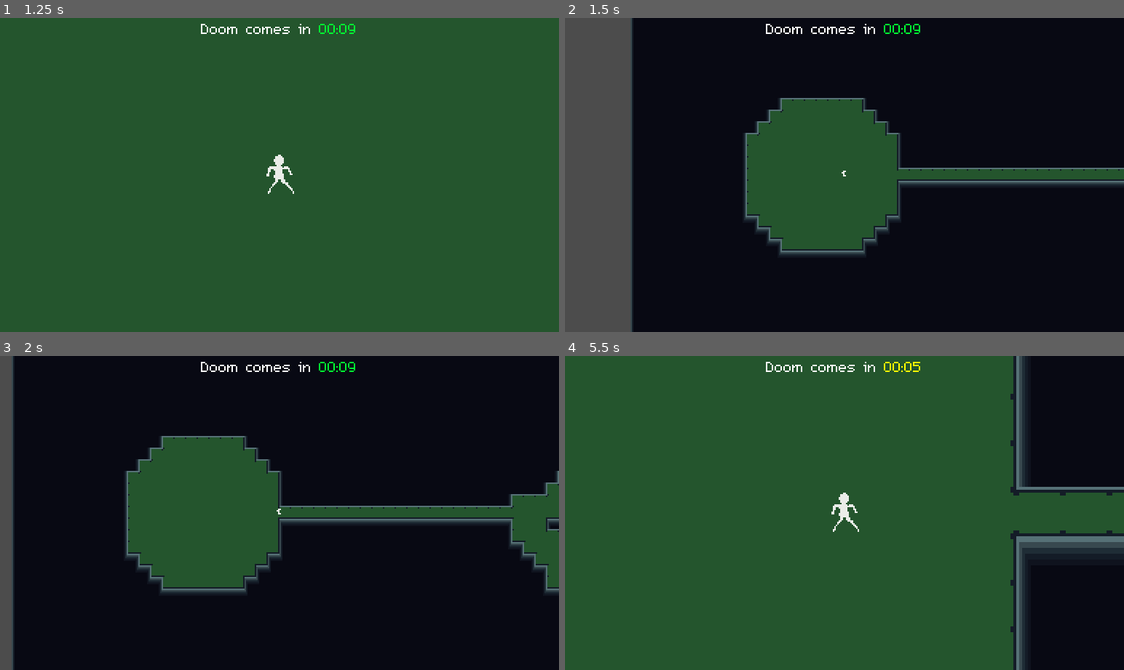
Above: before the commit, frames 1-4 (two rows, left to right).
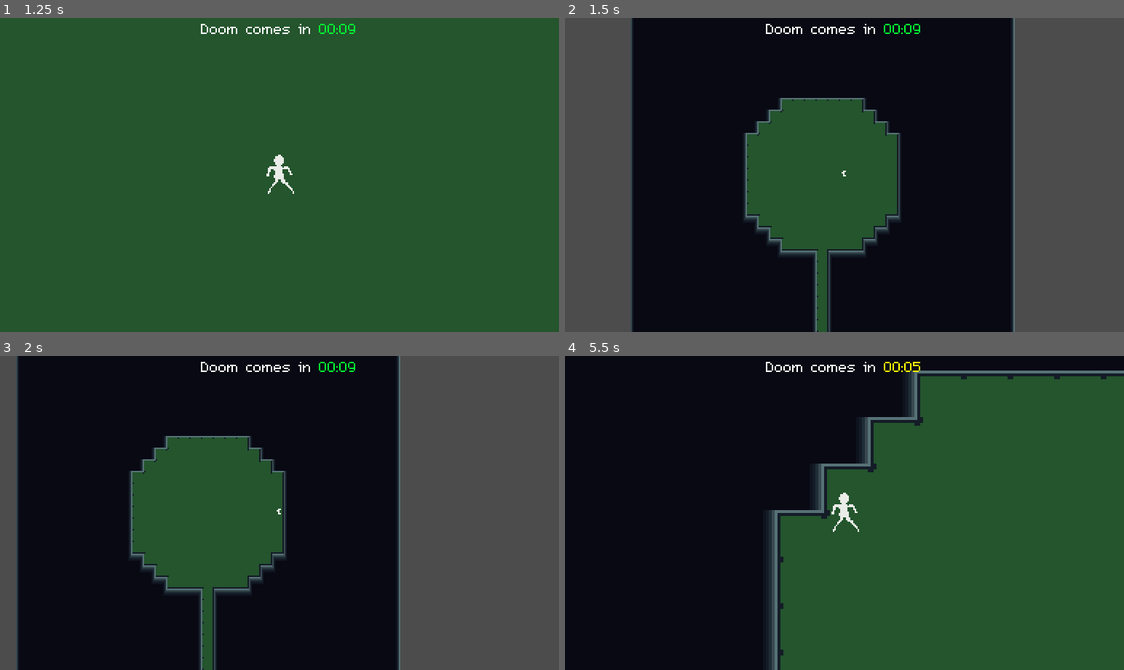
Above: after the commit, the same moments.

Repository: larsendt/ld50
Game: Godot game, scene res://MainMenu.tscn
Same seed, same stepped clock (60 frames per second), same inputs: the game is played once before the commit and once after it.
Inputs (mouse positions are in pixels of both pictures, inside the frame that each line leads up to):
- Up to frame 1 (1.25 s): click "Play" at 0.5 s
- Up to frame 2 (1.5 s): tap Enter at 1.25 s; move the mouse to (967, 159) at 1.27 s; hold D (move_right) from 1.28 s (still down); hold Shift (zoom) from 1.28 s (still down); click (967, 159) at 1.42 s
- Up to frame 3 (2 s): keep holding D (move_right); keep holding Shift (zoom)
- Up to frame 4 (5.5 s): move the mouse to (732, 528) at 2.02 s; release D (move_right) at 2.03 s; release Shift (zoom) at 2.03 s; hold S (move_down) 2.03-2.78 s; tap Shift (zoom) at 2.1, 3.6, 5.1 s; click (732, 528) at 2.17 s; move the mouse to (900, 443) at 2.77 s; hold D (move_right) 2.78-3.53 s; hold Shift (zoom) 2.78-3.53 s; click (900, 443) at 2.92 s; move the mouse to (816, 575) at 3.52 s; hold W (move_up) 3.53-4.28 s; click (816, 575) at 3.67 s; move the mouse to (1012, 560) at 4.27 s; hold Shift (zoom) 4.28-5.03 s; hold A (move_left) from 4.28 s (still down); click (1012, 560) at 4.42 s; move the mouse to (676, 465) at 5.02 s; click (676, 465) at 5.17 s

Frame 1 is identical in both runs. In frame 2, 22% of the frame differs, in the area x 44-100%, y 0-100%; in frame 3, 32%; in frame 4, 65%, in the area x 0-100%, y 0-100%.
Error after the commit: Invalid get index '1' (on base: 'Array'). (res://GameGrid.gd:28)

Commit message:
fix item spawning

Diff:
--- a/Game.gd
+++ b/Game.gd
@@ -2,6 +2,7 @@
 
 export var INITIAL_COUNTDOWN_SECONDS = 10
 
+onready var Apple = preload("res://items/Apple.tscn")
 onready var remaining_time_label = find_node("RemainingTimeLabel")
 onready var start_time = OS.get_unix_time()
 onready var end_time = start_time + INITIAL_COUNTDOWN_SECONDS
@@ -10,6 +11,8 @@
     find_node("TickTimer").connect("timeout", self, "_on_countdown_tick")
     _on_countdown_tick()
     $Player.position = $World.starting_position()
+    for item in $World.get_items():
+        spawn_item(item)
 
 func _process(delta):
     if Input.is_action_pressed("zoom"):
@@ -23,6 +26,13 @@
         var pos = get_viewport().canvas_transform.affine_inverse().xform(event.position)
         var debug_info = $World.debug_info_for_position(pos)
         find_node("GridDebugLabel").bbcode_text = debug_info
+
+func spawn_item(item):
+    var world_pos = item["world_pos"]
+    print("Game spawning item at ", world_pos)
+    var apple = Apple.instance()
+    apple.position = world_pos + $World.position
+    $Items.add_child(apple)
 
 func do_end_game():
     pass
--- a/GameGrid.gd
+++ b/GameGrid.gd
@@ -8,8 +8,8 @@
     WEST,
 }
 
-export var grid_size = Vector2(11, 11)
-export var item_probability = 0.25
+export var grid_size = Vector2(1, 2)
+export var item_probability = 1.0
 
 var game_grid = []
 var rng = RandomNumberGenerator.new()
@@ -97,7 +97,7 @@
     while !cell_queue.empty():
         var cell = cell_queue.pop_front()
         cell["filled"] = true
-        if rng.randf() < item_probability:
+        if rng.randf() <= item_probability:
             cell["has_item"] = true
 
         var candidates = []
--- a/Player.tscn
+++ b/Player.tscn
@@ -18,8 +18,6 @@
 } ]
 
 [node name="Player" type="KinematicBody2D"]
-collision_layer = 0
-collision_mask = 0
 script = ExtResource( 2 )
 
 [node name="CollisionShape2D" type="CollisionShape2D" parent="."]
--- a/World.gd
+++ b/World.gd
@@ -15,11 +15,14 @@
 var room_margin = Vector2(9, 9)
 var tile_size = Vector2(32, 32)
 var grid: GameGrid
-var item_positions = []
+var items = []
 
 func _ready():
     grid = GameGrid.new()
     generate_tilemaps()
+
+func get_items():
+    return items
 
 func starting_position() -> Vector2:
     # TODO: get this directly from the starting cell
@@ -29,13 +32,19 @@
 func debug_info_for_position(world_pos) -> String:
     print("Show debug at: ", world_pos)
     var tile_pos = $RoomTileMap.world_to_map(world_pos)
-    var grid_pos = (tile_pos / room_size).floor()
+    var grid_pos = tile_to_grid(tile_pos)
     var cell = grid.atv(grid_pos)
-    return ("cell([color=yellow]%d,%d[/color])\nfilled([color=yellow]%s[/color])\nconnect([color=yellow]\n\tn:%s,\n\ts:%s,\n\te:%s,\n\tw:%s[/color])" %
-        [cell["x"], cell["y"], cell["filled"], cell["north"], cell["south"], cell["east"], cell["west"]])
+    if cell != null:
+        return ("cell([color=yellow]%d,%d[/color])\nfilled([color=yellow]%s[/color])\nconnect([color=yellow]\n\tn:%s,\n\ts:%s,\n\te:%s,\n\tw:%s[/color])" %
+            [cell["x"], cell["y"], cell["filled"], cell["north"], cell["south"], cell["east"], cell["west"]])
+    else:
+        return "???"
 
 func grid_to_tile(grid_pos: Vector2) -> Vector2:
     return grid_pos * (room_size + (room_margin*2))
+
+func tile_to_grid(tile_pos: Vector2) -> Vector2:
+    return (tile_pos / ((room_margin*2) + room_size)).floor()
 
 func tile_to_global(tile_pos: Vector2) -> Vector2:
     return tile_pos * tile_size
@@ -61,10 +70,15 @@
                     var room = Room1.instance()
                     room.set_cell(cell)
                     merge_room(grid_pos, room)
+
+                    var item_spawn_pos = room.get_item_spawn_pos()
+                    if item_spawn_pos != null:
+                        var global_pos = tile_to_global(grid_to_tile(grid_pos) + room_margin) + item_spawn_pos
+                        items.push_back({"world_pos": global_pos})
                 generate_hallways(grid_pos, cell)
 
-    $RoomTileMap.update_bitmask_region(Vector2.ZERO, grid.extents()*room_size)
-    $WallTileMap.update_bitmask_region(Vector2.ZERO, grid.extents()*room_size)
+    $RoomTileMap.update_bitmask_region(Vector2.ZERO, grid_to_tile(grid.extents() + Vector2(1.0, 1.0)))
+    $WallTileMap.update_bitmask_region(Vector2.ZERO, grid_to_tile(grid.extents() + Vector2(1.0, 1.0)))
 
 func merge_room(grid_pos, room):
     var tile_pos = grid_to_tile(grid_pos) + room_margin
--- a/World.tscn
+++ b/World.tscn
@@ -40,3 +40,5 @@
 format = 1
 
 [node name="Rooms" type="Node2D" parent="."]
+
+[node name="Items" type="Node2D" parent="."]
--- a/rooms/Room.gd
+++ b/rooms/Room.gd
@@ -2,16 +2,25 @@
 
 const ROOM_SIZE = 15
 
-var Apple = preload("res://items/Apple.tscn")
+var rng = RandomNumberGenerator.new()
+var cell = null
 
 func get_player_spawn_pos():
     return find_node("PlayerSpawn").position
 
-func set_cell(cell):
-    var rng = RandomNumberGenerator.new()
+func get_item_spawn_pos():
+    var item_spawns = find_node("ItemSpawns")
+    var spawns = item_spawns.get_children()
+    if cell["has_item"] && spawns.size() > 0:
+        var spawn = spawns[rng.randi_range(0, spawns.size()-1)]
+        return spawn.position
+    else:
+        return null
+
+func set_cell(cell_):
+    self.cell = cell_
     var room_tile_map = find_node("RoomTileMap")
     var wall_tile_map = find_node("WallTileMap")
-    var item_spawns = find_node("ItemSpawns")
 
     var n = Vector2(ROOM_SIZE/2.0, 0).floor()
     if cell["north"]:
@@ -44,13 +53,3 @@
     else:
         room_tile_map.set_cellv(w, -1)
         wall_tile_map.set_cellv(w, 0)
-
-    var spawns = item_spawns.get_children()
-    if cell["has_item"] && spawns.size() > 0:
-        var spawn = spawns[rng.randi_range(0, spawns.size()-1)]
-        var apple = Apple.instance()
-        apple.position = spawn.position
-        $Items.add_child(apple)
-
-    room_tile_map.update_bitmask_region(Vector2.ZERO, Vector2(ROOM_SIZE, ROOM_SIZE))
-    wall_tile_map.update_bitmask_region(Vector2.ZERO, Vector2(ROOM_SIZE, ROOM_SIZE))
--- a/rooms/Room0.tscn
+++ b/rooms/Room0.tscn
@@ -22,12 +22,9 @@
 [node name="ItemSpawns" type="Node2D" parent="."]
 
 [node name="Position2D" type="Position2D" parent="ItemSpawns"]
-position = Vector2( 379, 117 )
-
-[node name="Position2D2" type="Position2D" parent="ItemSpawns"]
-position = Vector2( 193, 358 )
+position = Vector2( 241, 299 )
 
 [node name="Items" type="Node2D" parent="."]
 
 [node name="PlayerSpawn" type="Position2D" parent="."]
-position = Vector2( 208, 174 )
+position = Vector2( 240, 242 )
--- a/rooms/Room1.tscn
+++ b/rooms/Room1.tscn
@@ -22,12 +22,9 @@
 [node name="ItemSpawns" type="Node2D" parent="."]
 
 [node name="Position2D" type="Position2D" parent="ItemSpawns"]
-position = Vector2( 379, 117 )
-
-[node name="Position2D2" type="Position2D" parent="ItemSpawns"]
-position = Vector2( 193, 358 )
+position = Vector2( 335, 80 )
 
 [node name="Items" type="Node2D" parent="."]
 
 [node name="PlayerSpawn" type="Position2D" parent="."]
-position = Vector2( 208, 174 )
+position = Vector2( 241, 380 )
